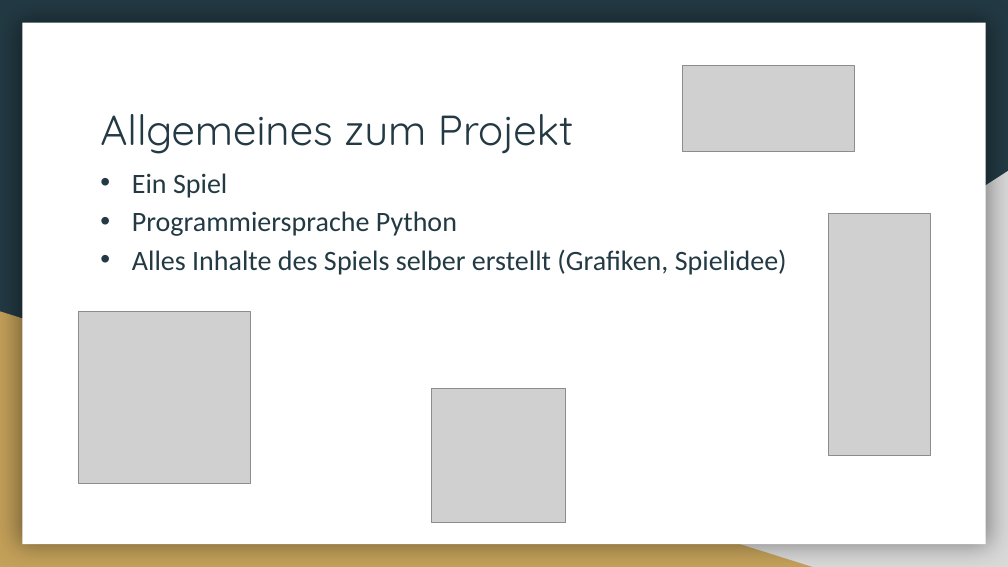
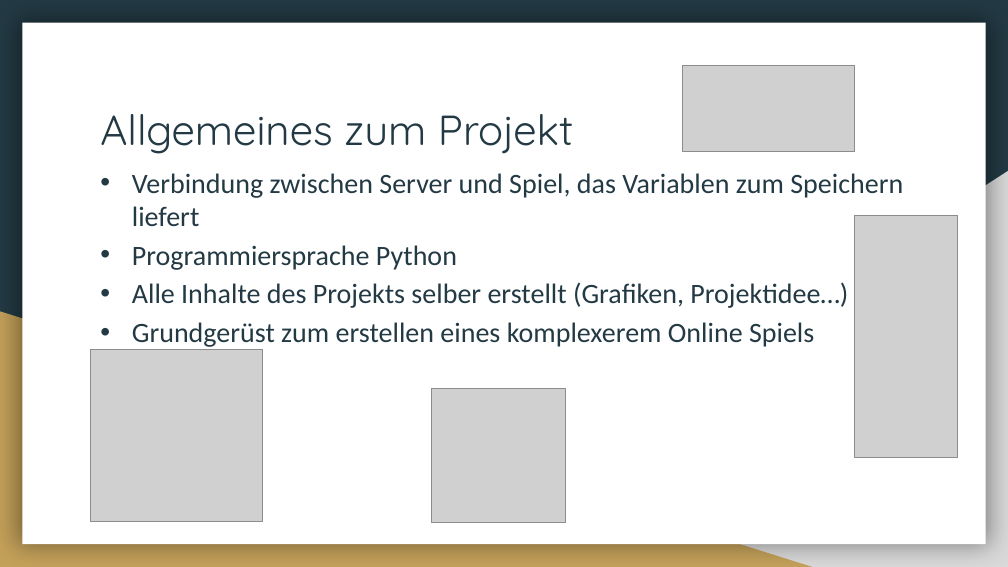
Before and after one commit to Lexa-Heda/TSA, a slide deck: slide 4 of TSA_Vortrag.pptx. Drawn at 1008x567 pixels with LibreOffice and Linux fonts; fonts in the diff are those of the drawing; grey boxes stand for pictures. Boxes give left, top, right and bottom in pixels: in the first picture for what was removed or moved away, otherwise in the second. Text is boxed around its words. In the diff, an @@ line names an element or a change of style, - is before the commit and + after.

```diff
--- a/TSA_Vortrag.pptx
+++ b/TSA_Vortrag.pptx
@@ text at [132, 173, 903, 226]: text changed @@
-• Ein Spiel
+• Verbindung zwischen Server und Spiel, das Variablen zum Speichern liefert
@@ picture: place and size @@
-picture at [829, 214, 930, 456]
+picture at [855, 216, 957, 458]
@@ text at [132, 282, 848, 347]: text changed @@
-• Alles Inhalte des Spiels selber erstellt (Grafiken, Spielidee)
+• Alle Inhalte des Projekts selber erstellt (Grafiken, Projektidee…)
+• Grundgerüst zum erstellen eines komplexerem Online Spiels
@@ picture: place and size @@
-picture at [79, 311, 251, 484]
+picture at [91, 350, 263, 522]
```
Also in this commit, not shown: 5 other slides changed, 1 slide added, 1 slide removed.
